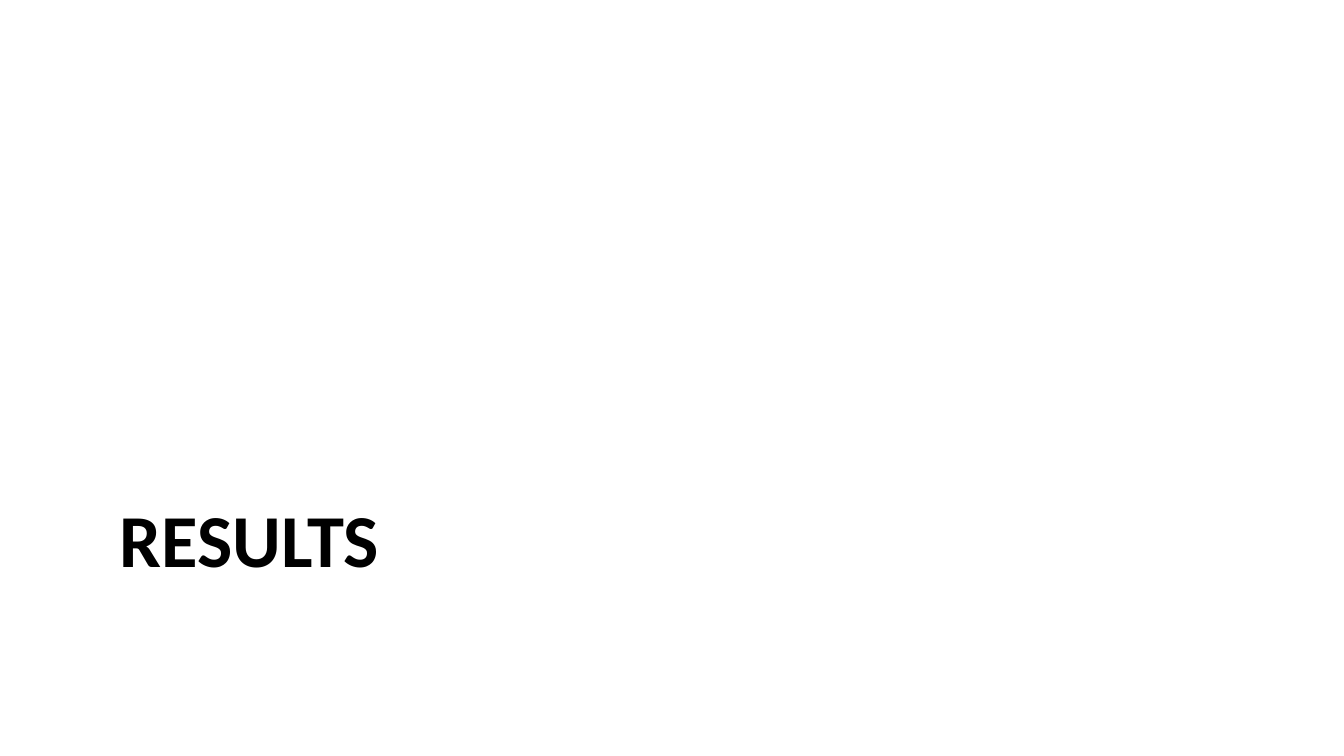
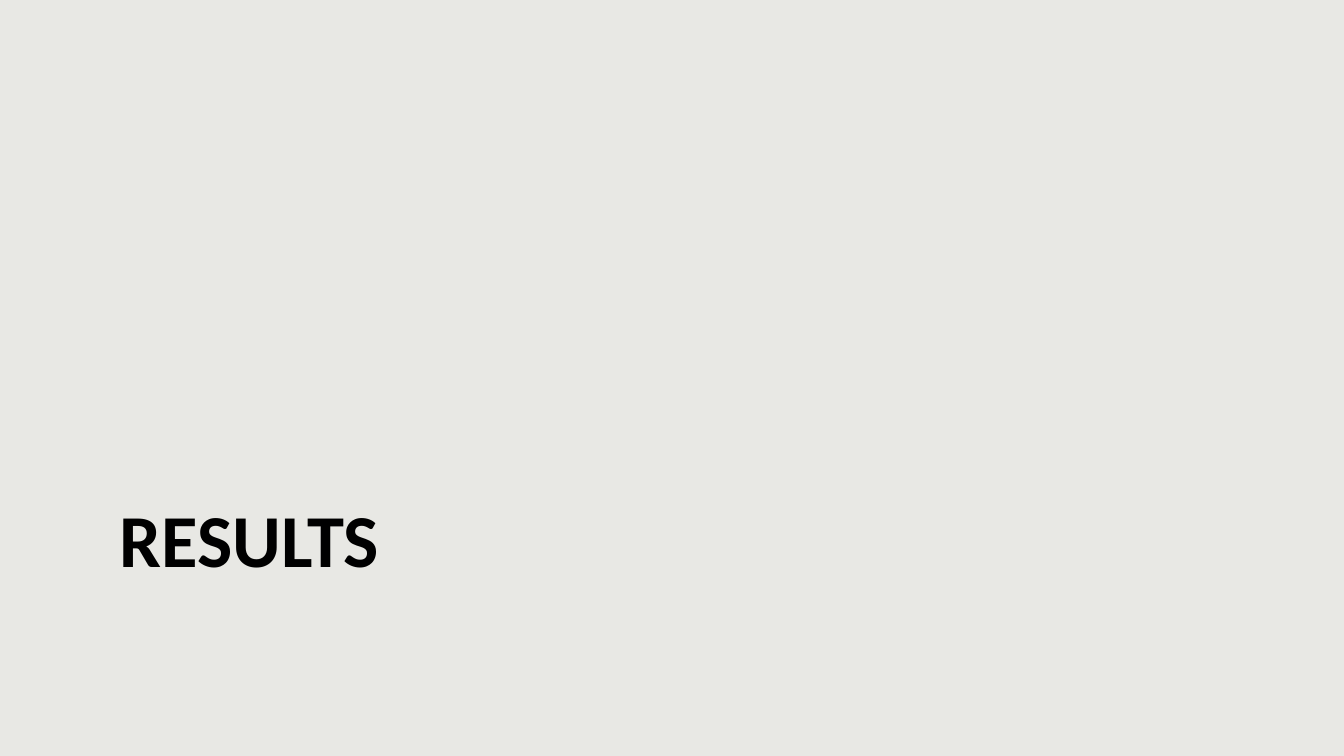
Before and after one commit to vicotriangle/victoria_data606, a slide deck: slide 16 of docs/capstone.pptx. Drawn at 1344x756 pixels with LibreOffice and Linux fonts; fonts in the diff are those of the drawing; background and template pictures are left out. Boxes give left, top, right and bottom in pixels: in the first picture for what was removed or moved away, otherwise in the second. Text is boxed around its words. In the diff, an @@ line names an element or a change of style, - is before the commit and + after.

```diff
--- a/docs/capstone.pptx
+++ b/docs/capstone.pptx
@@ background #FFFFFF to #E8E8E4 @@
```
Also in this commit, not shown: 22 other slides changed.
